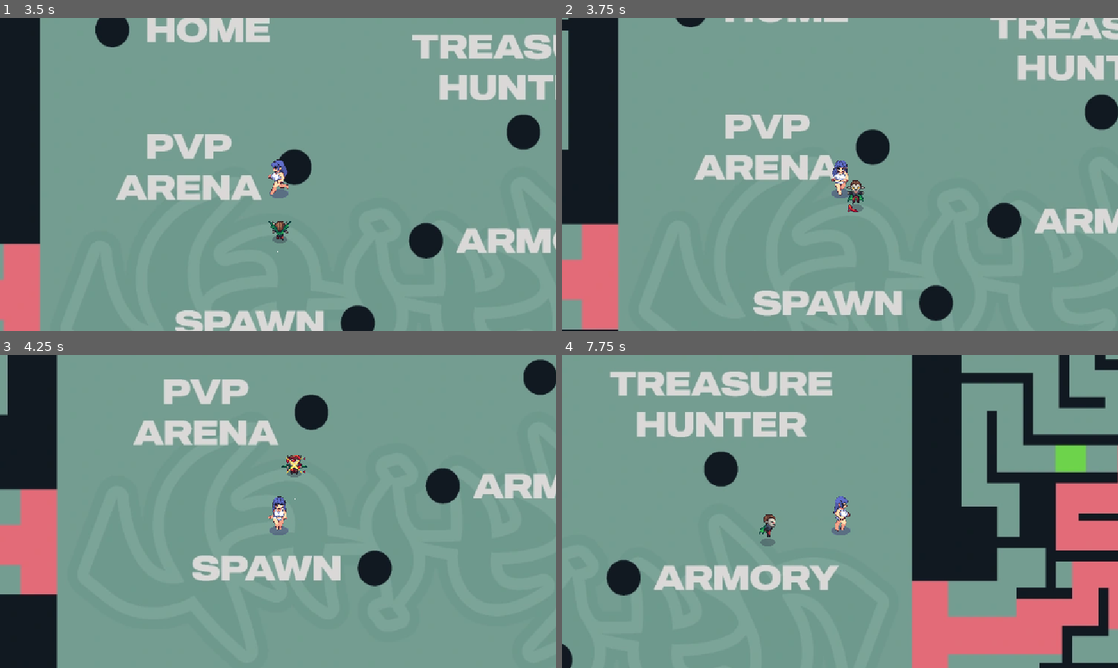
Above: before the commit, frames 1-4 (two rows, left to right).
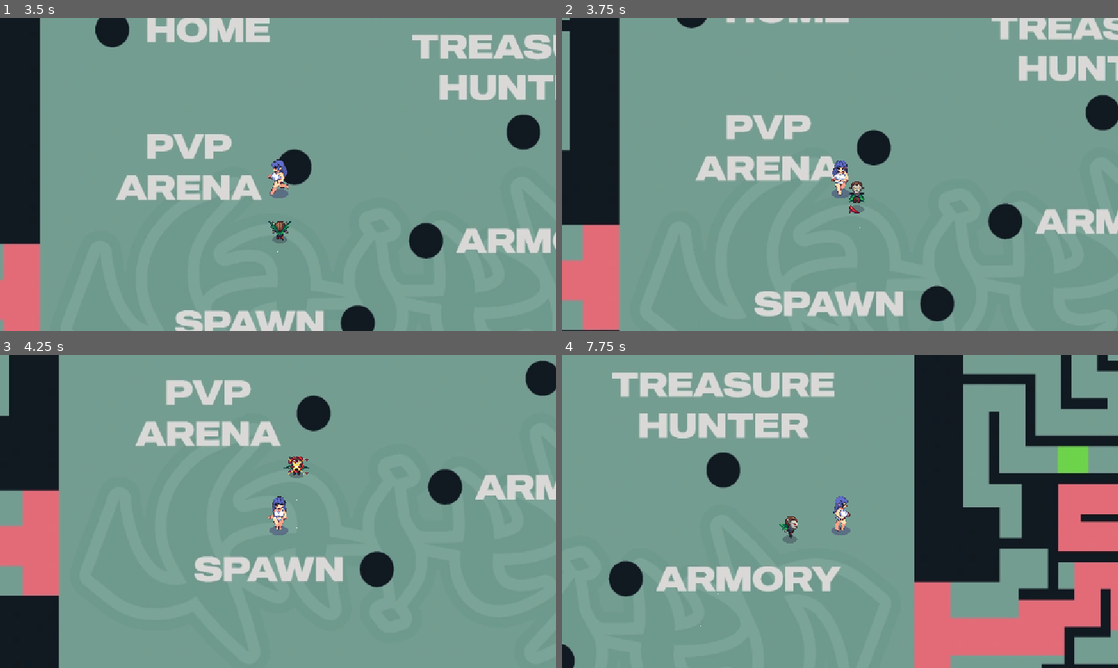
Above: after the commit, the same moments.

Repository: Elsamu2213/game1
Game: Godot game, scene res://esenas/animaciones/mapa.tscn
The game is run twice, just before and just after one commit, with the same random seed, the same clock (stepped at 60 frames per second) and the same inputs.
Inputs (mouse positions are in pixels of both pictures, inside the frame that each line leads up to):
- Up to frame 1 (3.5 s): move the mouse to (250, 237) at 0.52 s; hold W (ui_up) 0.53-2.03 s; click (250, 237) at 0.6 s; move the mouse to (444, 221) at 1.27 s; click (444, 221) at 1.35 s; move the mouse to (111, 127) at 2.02 s; hold A (ui_left) from 2.03 s (still down); click (111, 127) at 2.1 s; move the mouse to (305, 174) at 2.77 s; click (305, 174) at 2.85 s
- Up to frame 2 (3.75 s): move the mouse to (756, 96) at 3.52 s; release A (ui_left) at 3.53 s; hold S (ui_down) from 3.53 s (still down); click (756, 96) at 3.6 s
- Up to frame 3 (4.25 s): keep holding S (ui_down)
- Up to frame 4 (7.75 s): move the mouse to (962, 495) at 4.27 s; release S (ui_down) at 4.28 s; hold D (ui_right) 4.28-5.03 s; click (962, 495) at 4.35 s; move the mouse to (728, 527) at 5.02 s; hold W (ui_up) 5.03-5.78 s; click (728, 527) at 5.1 s; move the mouse to (895, 442) at 5.77 s; hold D (ui_right) from 5.78 s (still down); click (895, 442) at 5.85 s; move the mouse to (812, 574) at 6.52 s; click (812, 574) at 6.6 s; move the mouse to (1006, 558) at 7.27 s; click (1006, 558) at 7.35 s

Frame 1 is identical in both runs. In frame 2, 3.8% of the frame differs, in the area x 0-100%, y 0-100%; in frame 3, 4.2%; in frame 4, 7.9%.

Commit message:
el ataque con ray un un rayo no se ya quedo

Diff:
--- a/esenas/animaciones/enemy_2d.tscn
+++ b/esenas/animaciones/enemy_2d.tscn
@@ -6,7 +6,7 @@
 [ext_resource type="Texture2D" uid="uid://cupqck03fcpui" path="res://assets/enemy/Vampires1/Hurt/Vampires1_Hurt_full.png" id="4_nxtwy"]
 
 [sub_resource type="CircleShape2D" id="CircleShape2D_yo2o5"]
-radius = 20.0
+radius = 27.0
 
 [sub_resource type="AtlasTexture" id="AtlasTexture_nxtwy"]
 atlas = ExtResource("2_vglc5")
@@ -398,14 +398,14 @@
 position = Vector2(0, -1)
 scale = Vector2(1.73438, 1.73438)
 sprite_frames = SubResource("SpriteFrames_7draq")
-animation = &"ataque"
-frame_progress = 0.184088
+animation = &"danado"
 metadata/_edit_group_ = true
 
 [node name="DetectionArea" type="Area2D" parent="."]
 collision_layer = 2
 
 [node name="CollisionShape2D" type="CollisionShape2D" parent="DetectionArea"]
+visible = false
 shape = SubResource("CircleShape2D_u6yrj")
 
 [node name="CPUParticles2D" type="CPUParticles2D" parent="."]
@@ -418,3 +418,5 @@
 position = Vector2(1, 0)
 shape = SubResource("CapsuleShape2D_kxti1")
 debug_color = Color(0.933333, 0.203922, 0.105882, 0.419608)
+
+[node name="InvulnerabilidadTimer" type="Timer" parent="."]
--- a/esenas/animaciones/player1.tscn
+++ b/esenas/animaciones/player1.tscn
@@ -1,8 +1,7 @@
-[gd_scene load_steps=83 format=3 uid="uid://bmqex5nuk8eoa"]
+[gd_scene load_steps=70 format=3 uid="uid://bmqex5nuk8eoa"]
 
 [ext_resource type="Script" uid="uid://cmpusg63qajnu" path="res://esenas/scripts/player1_2d.gd" id="1_0degq"]
 [ext_resource type="Texture2D" uid="uid://d1dobrwp258kp" path="res://assets/waifu/Free/64X128_Idle_Free.png" id="2_gs0oi"]
-[ext_resource type="Texture2D" uid="uid://cvmh71b6c0hp0" path="res://assets/ejemplo/48Free/Male/Male_R.png" id="3_4lxyl"]
 [ext_resource type="Texture2D" uid="uid://bnqk56jcndcjr" path="res://assets/waifu/Free/64X128_Runing_Free.png" id="3_748dy"]
 
 [sub_resource type="CircleShape2D" id="CircleShape2D_gs0oi"]
@@ -70,54 +69,6 @@
 [sub_resource type="AtlasTexture" id="AtlasTexture_pwd6q"]
 atlas = ExtResource("2_gs0oi")
 region = Rect2(448, 128, 64, 128)
-
-[sub_resource type="AtlasTexture" id="AtlasTexture_meivq"]
-atlas = ExtResource("3_4lxyl")
-region = Rect2(0, 0, 48, 96)
-
-[sub_resource type="AtlasTexture" id="AtlasTexture_lwqct"]
-atlas = ExtResource("3_4lxyl")
-region = Rect2(48, 0, 48, 96)
-
-[sub_resource type="AtlasTexture" id="AtlasTexture_mgynr"]
-atlas = ExtResource("3_4lxyl")
-region = Rect2(96, 0, 48, 96)
-
-[sub_resource type="AtlasTexture" id="AtlasTexture_y72rv"]
-atlas = ExtResource("3_4lxyl")
-region = Rect2(144, 0, 48, 96)
-
-[sub_resource type="AtlasTexture" id="AtlasTexture_rd48p"]
-atlas = ExtResource("3_4lxyl")
-region = Rect2(192, 0, 48, 96)
-
-[sub_resource type="AtlasTexture" id="AtlasTexture_a8ukq"]
-atlas = ExtResource("3_4lxyl")
-region = Rect2(240, 0, 48, 96)
-
-[sub_resource type="AtlasTexture" id="AtlasTexture_1gq71"]
-atlas = ExtResource("3_4lxyl")
-region = Rect2(288, 0, 48, 96)
-
-[sub_resource type="AtlasTexture" id="AtlasTexture_2xq1q"]
-atlas = ExtResource("3_4lxyl")
-region = Rect2(336, 0, 48, 96)
-
-[sub_resource type="AtlasTexture" id="AtlasTexture_k6a6f"]
-atlas = ExtResource("3_4lxyl")
-region = Rect2(384, 0, 48, 96)
-
-[sub_resource type="AtlasTexture" id="AtlasTexture_3462w"]
-atlas = ExtResource("3_4lxyl")
-region = Rect2(432, 0, 48, 96)
-
-[sub_resource type="AtlasTexture" id="AtlasTexture_m1pfn"]
-atlas = ExtResource("3_4lxyl")
-region = Rect2(480, 0, 48, 96)
-
-[sub_resource type="AtlasTexture" id="AtlasTexture_sjo74"]
-atlas = ExtResource("3_4lxyl")
-region = Rect2(528, 0, 48, 96)
 
 [sub_resource type="AtlasTexture" id="AtlasTexture_v6oaw"]
 atlas = ExtResource("2_gs0oi")
@@ -370,47 +321,6 @@
 "loop": true,
 "name": &"left",
 "speed": 13.0
-}, {
-"frames": [{
-"duration": 1.0,
-"texture": SubResource("AtlasTexture_meivq")
-}, {
-"duration": 1.0,
-"texture": SubResource("AtlasTexture_lwqct")
-}, {
-"duration": 1.0,
-"texture": SubResource("AtlasTexture_mgynr")
-}, {
-"duration": 1.0,
-"texture": SubResource("AtlasTexture_y72rv")
-}, {
-"duration": 1.0,
-"texture": SubResource("AtlasTexture_rd48p")
-}, {
-"duration": 1.0,
-"texture": SubResource("AtlasTexture_a8ukq")
-}, {
-"duration": 1.0,
-"texture": SubResource("AtlasTexture_1gq71")
-}, {
-"duration": 1.0,
-"texture": SubResource("AtlasTexture_2xq1q")
-}, {
-"duration": 1.0,
-"texture": SubResource("AtlasTexture_k6a6f")
-}, {
-"duration": 1.0,
-"texture": SubResource("AtlasTexture_3462w")
-}, {
-"duration": 1.0,
-"texture": SubResource("AtlasTexture_m1pfn")
-}, {
-"duration": 1.0,
-"texture": SubResource("AtlasTexture_sjo74")
-}],
-"loop": true,
-"name": &"parpadeo_danado",
-"speed": 5.0
 }, {
 "frames": [{
 "duration": 1.0,
@@ -600,13 +510,14 @@
 position = Vector2(0, -31)
 scale = Vector2(0.86192, 0.810777)
 sprite_frames = SubResource("SpriteFrames_y1dt5")
-animation = &"parpadeo_danado"
-frame = 8
-frame_progress = 0.844057
+animation = &"down"
 
 [node name="Camera2D" type="Camera2D" parent="."]
 position = Vector2(-1, -39)
 
-[node name="AnimationPlayer" type="AnimationPlayer" parent="."]
-
 [node name="TimerInvulnerabilidad" type="Timer" parent="."]
+
+[node name="RayCast2D" type="RayCast2D" parent="."]
+position = Vector2(0, -32)
+target_position = Vector2(82, 0)
+collision_mask = 2
--- a/esenas/scripts/enemy_2d.gd
+++ b/esenas/scripts/enemy_2d.gd
@@ -1,5 +1,13 @@
 extends CharacterBody2D
-enum Estado { IDLE, ALERTA, PERSEGUIR, ATAQUE, DANADO, MUERTO }
+enum Estado {
+	IDLE,        # En reposo/inactivo
+	ALERTA,      # Jugador detectado
+	PERSEGUIR,   # Persiguiendo al jugador
+	ATAQUE,      # Atacando
+	DANADO,
+	INVENCIBLE,  # Estado de invulnerabilidad (puede llamarse DANADO si prefieres)
+	MUERTO       # Derrotado
+}
 var estado_actual: Estado = Estado.IDLE
 var updating_animations: bool = false
 @export var dano_base: int = 1  # Daño que aplicará el enemigo
@@ -14,6 +22,10 @@
 var puede_cambiar_estado: bool = true
 
 
+
+
+@onready var InvulnerabilidadTimer = $InvulnerabilidadTimer  # Añade un nodo Timer
+
 @export var attack_range: float = 70.0  # Rango óptimo de ataque
 @export var cooldown_ataque: float = 7.5  # Tiempo entre ataques
 @export var margen_salida_ataque: float = 1.3  # 1.3x el attack_range para salir
@@ -33,6 +45,16 @@
 var last_direction: Vector2 = Vector2.DOWN  # Dirección inicial para animaciones idle
 
 func _ready():
+
+
+		# Configurar timer
+	if not has_node("InvulnerabilidadTimer"):
+		var timer = Timer.new()
+		timer.name = "InvulnerabilidadTimer"
+		add_child(timer)
+		timer.wait_time = tiempo_invulnerabilidad
+		timer.timeout.connect(_fin_invulnerabilidad)
+
 	# Configura el radio del área de detección (opcional)
 	var shape = CircleShape2D.new()
 	shape.radius = detection_radius
@@ -239,20 +261,41 @@
 
 	modulate = Color.WHITE  # Restaurar color
 
-func recibir_dano(cantidad: int):
-	# No recibir daño si ya está en estado vulnerable
+func recibir_dano(cantidad: int, origen: Vector2 = Vector2.ZERO):
 	if estado_actual == Estado.DANADO or estado_actual == Estado.MUERTO:
-		return
+		return false
 
 	vida -= cantidad
-
-	# Feedback visual inmediato
-	$HitParticles.emitting = true  # Si tienes partículas
+	#$AnimationPlayer.play("danado")
+	print("recibio Danoooo")
+	modulate = Color.RED
+
+	# Knockback
+	if origen != Vector2.ZERO:
+		var direccion = (global_position - origen).normalized()
+		velocity = direccion * 250
+
+	cambiar_estado(Estado.DANADO)
+	await get_tree().create_timer(tiempo_invulnerabilidad).timeout
 
 	if vida <= 0:
 		cambiar_estado(Estado.MUERTO)
 	else:
-		cambiar_estado(Estado.DANADO)
+		cambiar_estado(Estado.PERSEGUIR)
+
+	modulate = Color.WHITE
+	return true
+
+func _fin_invulnerabilidad():
+	if estado_actual == Estado.INVENCIBLE and vida > 0:
+		modulate = Color.WHITE
+		cambiar_estado(Estado.PERSEGUIR)  # O el estado que corresponda
+
+func _on_InvulnerabilidadTimer_timeout():
+	if estado_actual == Estado.INVENCIBLE:
+		modulate = Color.WHITE
+		cambiar_estado(Estado.PERSEGUIR)
+
 
 func cambiar_estado(nuevo_estado: Estado):
 	# 1. Validación de estado inválido o redundante
@@ -274,8 +317,8 @@
 
 	# 4. Lógica de entrada al nuevo estado (segura)
 	match nuevo_estado:
-		Estado.ALERTA:
-			play_sound("alert")
+		#Estado.ALERTA:
+			#play_sound("alert")
 		Estado.ATAQUE:
 			start_attack_sequence()
 		Estado.DANADO:
@@ -290,10 +333,10 @@
 	if has_node(node_path) and get_node(node_path).has_method("stop"):
 		get_node(node_path).stop()
 
-func play_sound(sound_name: String):
-	var audio_node = "Audio%s" % sound_name.capitalize()
-	if has_node(audio_node):
-		get_node(audio_node).play()
+#func play_sound(sound_name: String):
+	#var audio_node = "Audio%s" % sound_name.capitalize()
+	#if has_node(audio_node):
+		#get_node(audio_node).play()
 
 func start_attack_sequence():
 	puede_cambiar_estado = false
--- a/esenas/scripts/player1_2d.gd
+++ b/esenas/scripts/player1_2d.gd
@@ -12,13 +12,22 @@
 var last_direction := Vector2.DOWN# Dirección inicial por defecto (abajo)
 
  #1. DECLARACIÓN DE VARIABLES (arriba del todo)
+#variablesde ataque
+@onready var raycast_ataque = $RayCast2D  # Asegúrate de añadir el nodo RayCast2D a tu escena
+
+@export var rango_ataque: float = 100.0  # Pixeles de alcance
+@export var dano_ataque: int = 1
+@export var cooldown_ataque: float = 0.5
+var puede_atacar: bool = true
 
 
 
-
-
+func _input(event):
+	if event is InputEventMouseButton and event.button_index == MOUSE_BUTTON_LEFT and event.pressed:
+		atacar()
 # 2. FUNCIÓN _READY() - Configuración inicial
 func _ready():
+
 	# Inicialización del Timer de invulnerabilidad
 	if not has_node("TimerInvulnerabilidad"):
 		var timer = Timer.new()
@@ -42,6 +51,8 @@
 
 
 func _physics_process(delta):
+	if Input.is_action_just_pressed("atacar"):
+		atacar()
 	# 1. Obtener input WASD
 	var direction := Input.get_vector("ui_left", "ui_right", "ui_up", "ui_down")
 
@@ -136,11 +147,47 @@
 	get_tree().reload_current_scene()  # O tu lógica de game over
 
 
+
+
 func atacar():
-	if estado_actual != Estado.NORMAL:
+	print("atacandoooo")
+	if not puede_atacar:
 		return
 
-	estado_actual = Estado.ATACANDO
-	$AnimationPlayer.play("ataque")
-	await $AnimationPlayer.animation_finished
-	estado_actual = Estado.NORMAL
+	# Obtener dirección del mouse (coordenadas globales a locales)
+	var mouse_pos = get_global_mouse_position()
+	var direccion_ataque = (mouse_pos - global_position).normalized()
+
+	# Aplicar configuración al RayCast
+	raycast_ataque.target_position = direccion_ataque * rango_ataque
+	raycast_ataque.force_raycast_update()  # Actualizar detección inmediatamente
+
+	# Animación basada en dirección (opcional)
+	var angulo = rad_to_deg(direccion_ataque.angle())
+	var anim_direccion = ""
+
+	# Determinar animación según ángulo (ajusta según tus necesidades)
+	if abs(angulo) <= 45:
+		anim_direccion = "derecha"
+	elif abs(angulo) >= 135:
+		anim_direccion = "izquierda"
+	elif angulo > 45 and angulo < 135:
+		anim_direccion = "abajo"
+	else:
+		anim_direccion = "arriba"
+
+	# Animación y sonido (descomenta cuando tengas los recursos)
+	#$AnimatedSprite2D.play("ataque_" + anim_direccion)
+	#$AudioAtaque.play()
+	print("atacando hacia: ", anim_direccion)
+
+	# Lógica de daño
+	if raycast_ataque.is_colliding():
+		var objetivo = raycast_ataque.get_collider()
+		if objetivo.has_method("recibir_dano"):
+			objetivo.recibir_dano(dano_ataque, global_position)
+
+	# Cooldown
+	puede_atacar = false
+	await get_tree().create_timer(cooldown_ataque).timeout
+	puede_atacar = true
--- a/project.godot
+++ b/project.godot
@@ -49,6 +49,11 @@
 , Object(InputEventJoypadMotion,"resource_local_to_scene":false,"resource_name":"","device":0,"axis":1,"axis_value":1.0,"script":null)
 ]
 }
+atacar={
+"deadzone": 0.2,
+"events": [null, Object(InputEventMouseButton,"resource_local_to_scene":false,"resource_name":"","device":-1,"window_id":0,"alt_pressed":false,"shift_pressed":false,"ctrl_pressed":false,"meta_pressed":false,"button_mask":0,"position":Vector2(0, 0),"global_position":Vector2(0, 0),"factor":1.0,"button_index":1,"canceled":false,"pressed":false,"double_click":false,"script":null)
+]
+}
 
 [layer_names]
 
